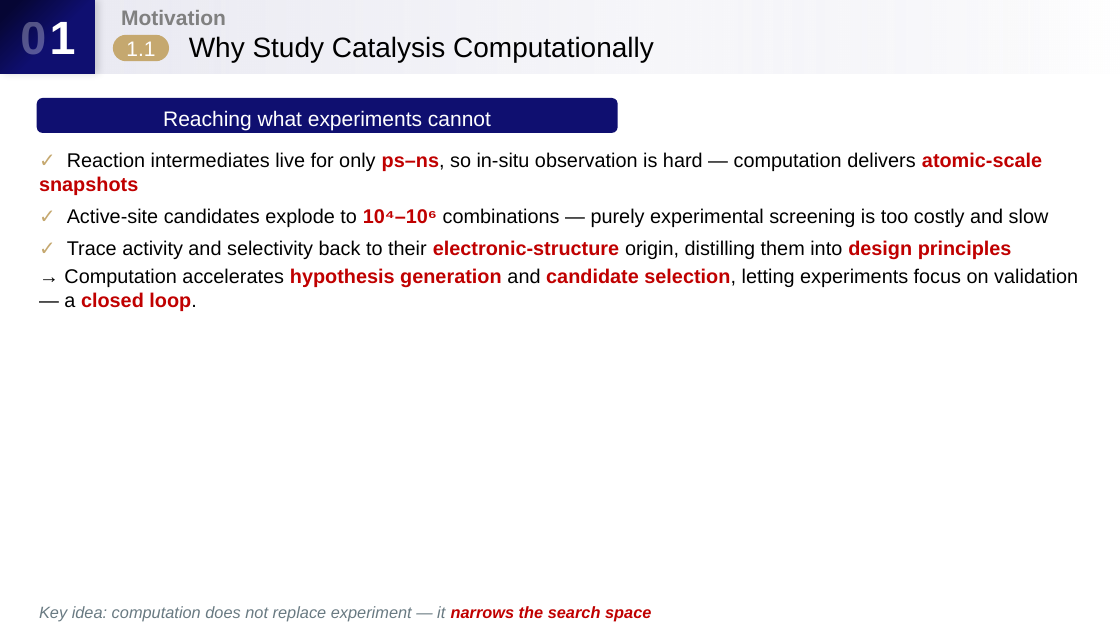
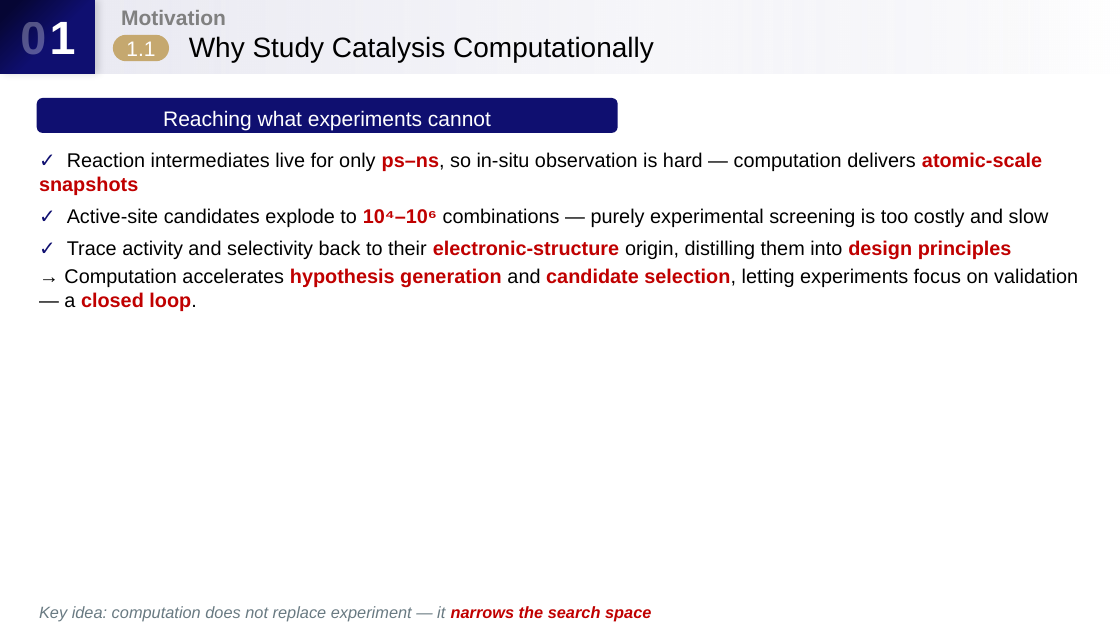
Before and after one commit to s-choung/snu-slides, a slide deck: slide 2 of samples/benchmark_catalysis_deck.pptx. Drawn at 1120x630 pixels with LibreOffice and Linux fonts; fonts in the diff are those of the drawing. Boxes give left, top, right and bottom in pixels: in the first picture for what was removed or moved away, otherwise in the second. Text is boxed around its words. In the diff, an @@ line names an element or a change of style, - is before the commit and + after.

```diff
--- a/samples/benchmark_catalysis_deck.pptx
+++ b/samples/benchmark_catalysis_deck.pptx
@@ text "✓ Reaction intermediates live for ..." at bbox=[39, 152, 1049, 259]: text colour #C5A86F to #0F0F70 in "✓", "✓", "✓" @@
```
Also in this commit, not shown: 5 other files.
